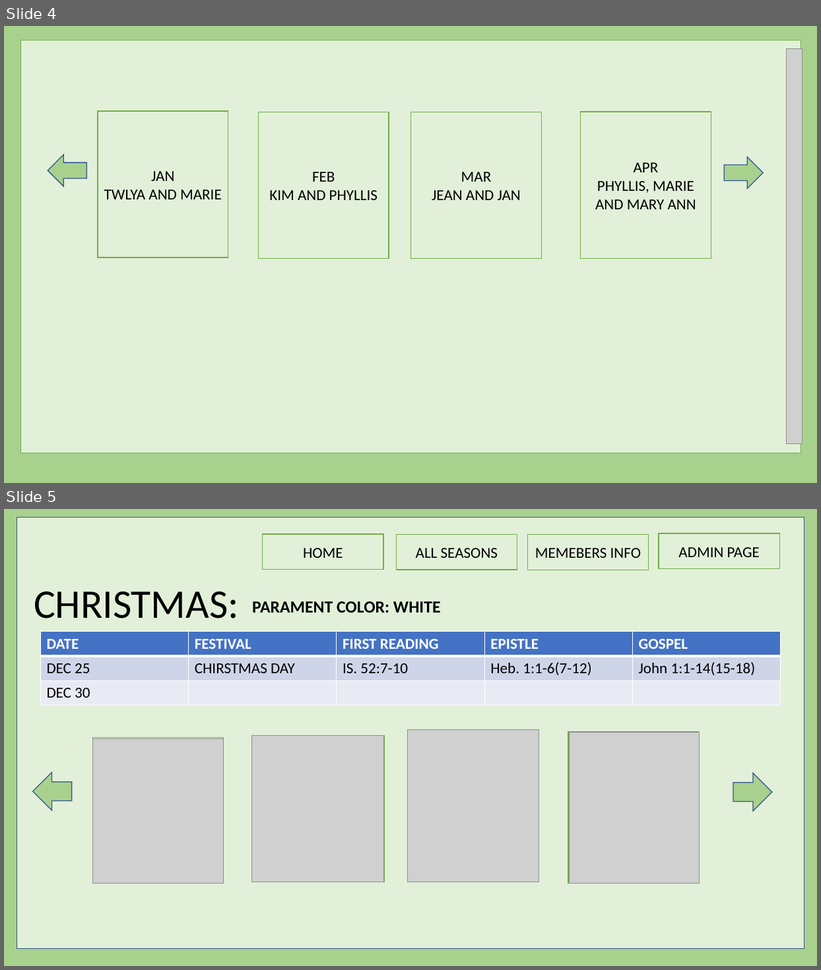
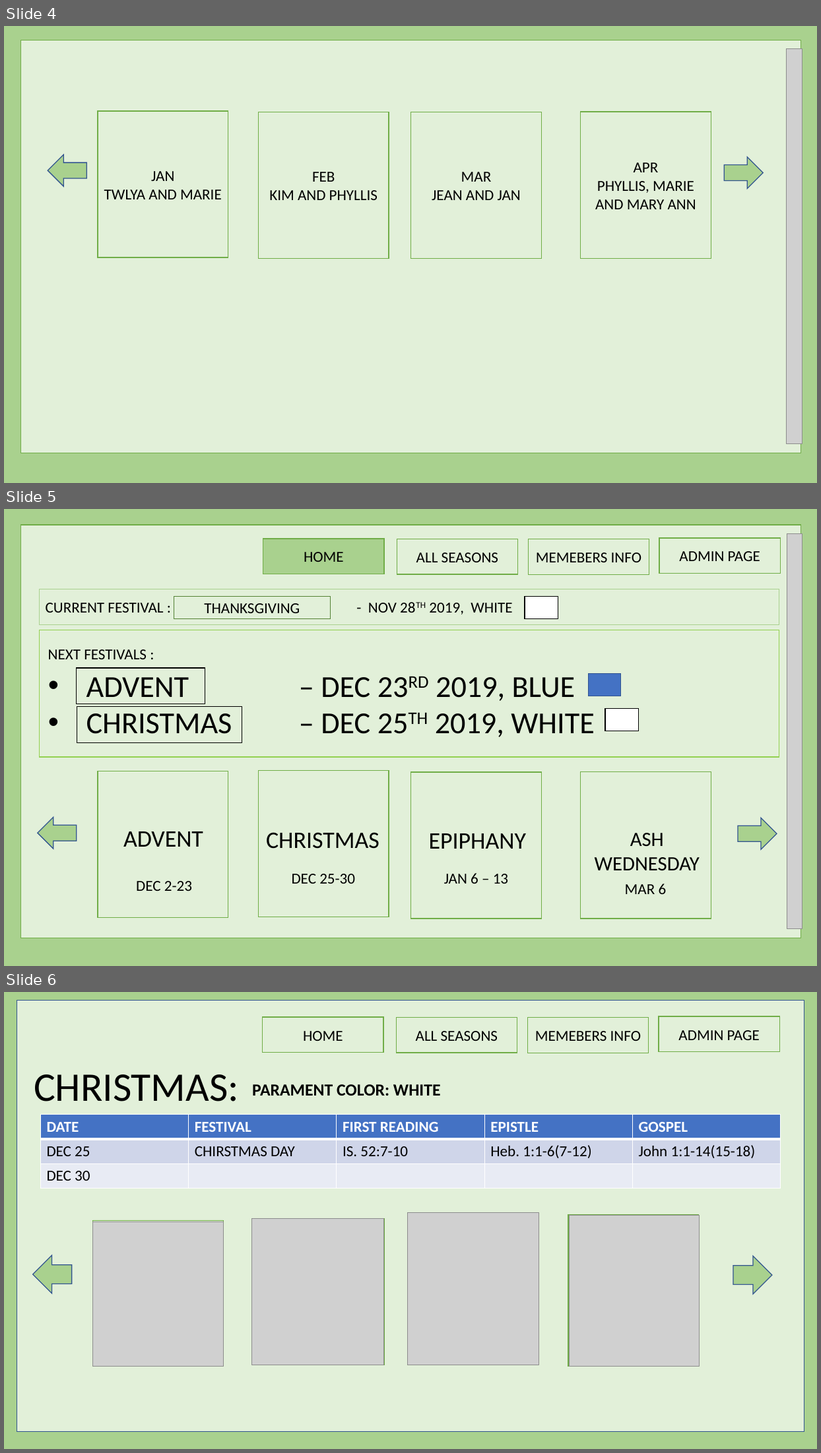
Before and after one commit to harishvavilala/Betterhappo, a slide deck: Powerpoints/BannerManagment.pptx. Shown one above the other, each under a label of ours: slides 4 and 5 before the commit, slides 4, 5 and 6 after it. The pictures are 821x970 and 821x1453 pixels, drawn with LibreOffice and Linux fonts; fonts in the diff are those of the drawing; grey boxes stand for pictures. Boxes give left, top, right and bottom in pixels: in the first picture for what was removed or moved away, otherwise in the second. Text is boxed around its words. In the diff, an @@ line names an element or a change of style, - is before the commit and + after.

```diff
--- a/Powerpoints/BannerManagment.pptx
+++ b/Powerpoints/BannerManagment.pptx
@@ slide 5 added at (4,509,817,966), background #A9D18E @@
@@ rectangle added at (21,525,802,939), fill #E2F0D9, outline #70AD47 1 pt @@
@@ rectangle added at (263,539,385,574), fill #A9D18E, outline #70AD47 1 pt, 18 pt, text #000000 @@
+HOME
@@ rectangle added at (397,539,518,574), fill #E2F0D9, outline #70AD47 1 pt, 18 pt, text #000000 @@
+ALL SEASONS
@@ rectangle added at (529,539,650,574), fill #E2F0D9, outline #70AD47 1 pt, 18 pt, text #000000 @@
+MEMEBERS INFO
@@ rectangle added at (660,538,781,574), fill #E2F0D9, outline #70AD47 1 pt, 18 pt, text #000000 @@
+ADMIN PAGE
@@ picture added at (787,534,803,930) @@
@@ rectangle added at (40,590,780,625), fill #E2F0D9, outline #A9D18E 1 pt, 18 pt, text #000000 @@
+CURRENT FESTIVAL : - NOV 28TH 2019, WHITE
@@ rectangle added at (174,597,330,619), fill #E2F0D9, outline #548235 1 pt, 18 pt, text #000000 @@
+THANKSGIVING
@@ rectangle added at (525,597,558,619), fill #FFFFFF, outline #000000 1 pt @@
@@ rectangle added at (40,630,780,757), fill #E2F0D9, outline #92D050 1 pt @@
@@ text added at (48,650,147,659), 18 pt, text #000000 @@
+NEXT FESTIVALS :
@@ rectangle added at (77,668,205,705), outline #000000 1 pt @@
@@ text added at (86,677,594,737), 36 pt, text #000000 @@
+• ADVENT – DEC 23RD 2019, BLUE
+• CHRISTMAS – DEC 25TH 2019, WHITE
@@ rectangle added at (589,674,620,696), fill #4472C4, outline #325491 1 pt @@
@@ rectangle added at (77,706,242,743), outline #000000 1 pt @@
@@ rectangle added at (605,709,639,731), fill #FFFFFF, outline #000000 1 pt @@
@@ rectangle added at (98,771,228,918), fill #E2F0D9, outline #70AD47 1 pt @@
@@ rectangle added at (258,770,389,917), fill #E2F0D9, outline #70AD47 1 pt @@
@@ rectangle added at (411,772,541,919), fill #E2F0D9, outline #70AD47 1 pt @@
@@ rectangle added at (580,772,711,919), fill #E2F0D9, outline #70AD47 1 pt @@
@@ right arrow added at (38,818,77,850), fill #A9D18E, outline #325491 1 pt @@
@@ right arrow added at (739,819,778,850), fill #A9D18E, outline #325491 1 pt @@
@@ text added at (123,832,203,847), 28 pt, text #000000 @@
+ADVENT
@@ text added at (266,832,380,849), 28 pt, text #000000 @@
+CHRISTMAS
@@ text added at (429,834,526,849), 28 pt, text #000000 @@
+EPIPHANY
@@ text added at (595,833,700,871), 24 pt, text #000000 @@
+ASH WEDNESDAY
@@ text added at (136,881,192,891), 18 pt, text #000000 @@
+DEC 2-23
@@ text added at (292,874,355,884), 18 pt, text #000000 @@
+DEC 25-30
@@ text added at (444,873,508,884), 18 pt, text #000000 @@
+JAN 6 – 13
@@ text added at (625,884,667,894), 18 pt, text #000000 @@
+MAR 6
@@ what was slide 5 is now slide 6 @@
```
Also in this commit, not shown: 3 slides changed.
